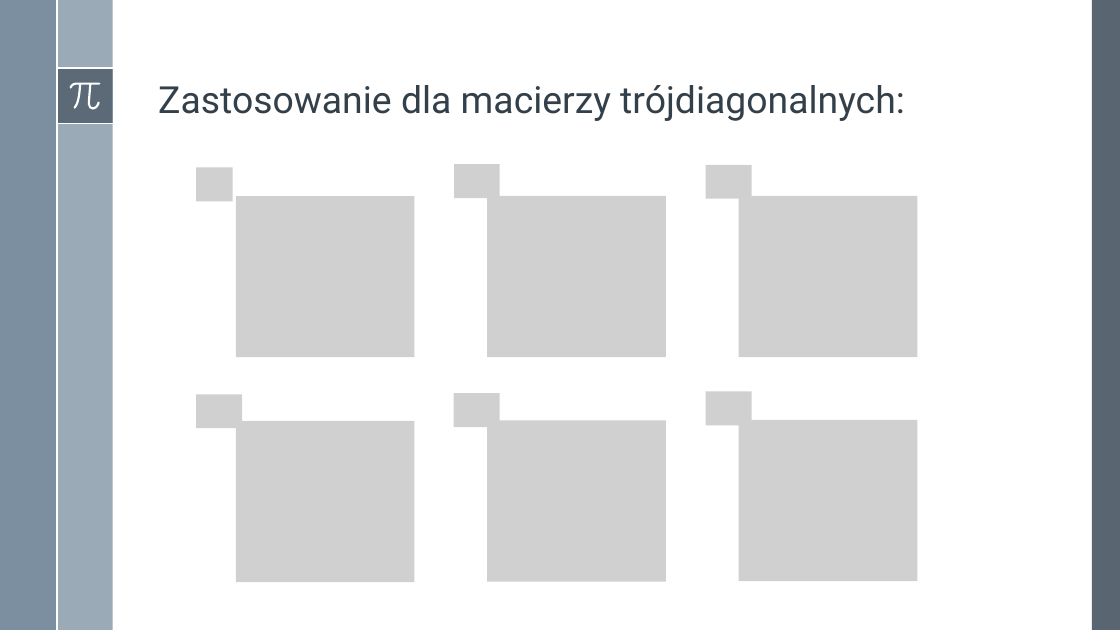
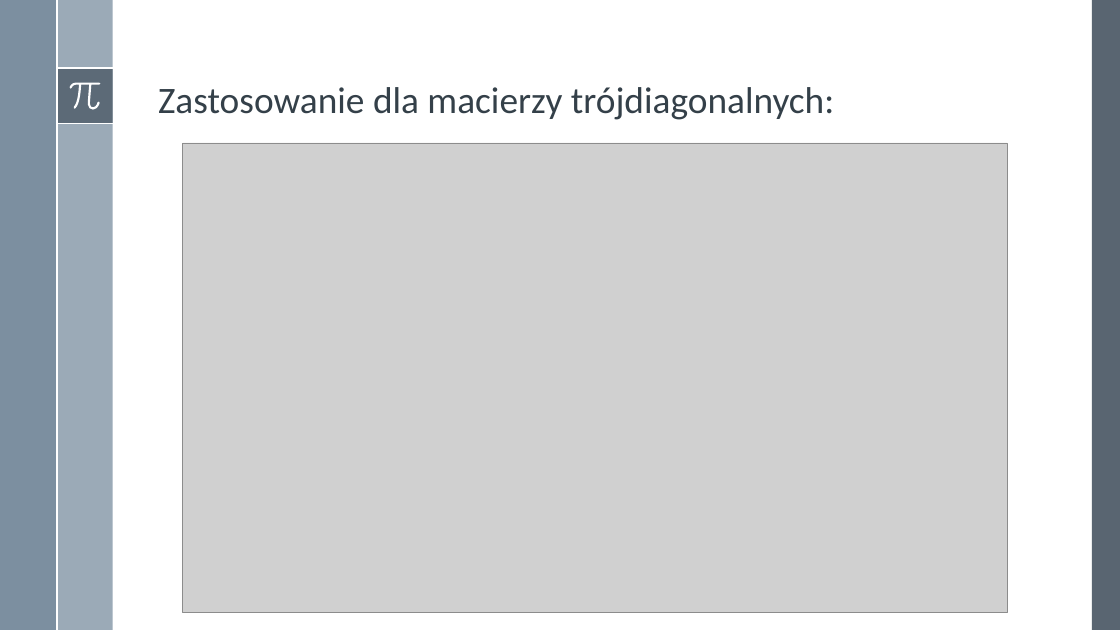
Before and after one commit to adamgracikowski/Numerical-Methods, a slide deck: slide 18 of Project2/Presentation/P2Z20_AGR.pptx. Drawn at 1120x630 pixels with LibreOffice and Linux fonts; fonts in the diff are those of the drawing; grey boxes stand for pictures. Boxes give left, top, right and bottom in pixels: in the first picture for what was removed or moved away, otherwise in the second. Text is boxed around its words. In the diff, an @@ line names an element or a change of style, - is before the commit and + after.

Commit message:
fix font in presentation in project2

```diff
--- a/Project2/Presentation/P2Z20_AGR.pptx
+++ b/Project2/Presentation/P2Z20_AGR.pptx
@@ title "Zastosowanie dla macierzy trójdiagonalnych:" at (158, 87, 834, 120): font Roboto to Calibri @@
@@ picture added at (183, 143, 1007, 613) @@
@@ picture removed at (196, 167, 232, 201) @@
@@ picture removed at (454, 165, 499, 198) @@
@@ picture removed at (706, 165, 752, 198) @@
@@ picture removed at (236, 196, 415, 357) @@
@@ picture removed at (487, 196, 666, 357) @@
@@ picture removed at (739, 196, 918, 357) @@
@@ picture removed at (196, 394, 242, 428) @@
@@ picture removed at (454, 393, 500, 427) @@
@@ picture removed at (706, 392, 752, 425) @@
@@ picture removed at (236, 421, 415, 582) @@
@@ picture removed at (487, 421, 666, 582) @@
@@ picture removed at (739, 420, 918, 581) @@
```
Also in this commit, not shown: 20 other slides changed.
